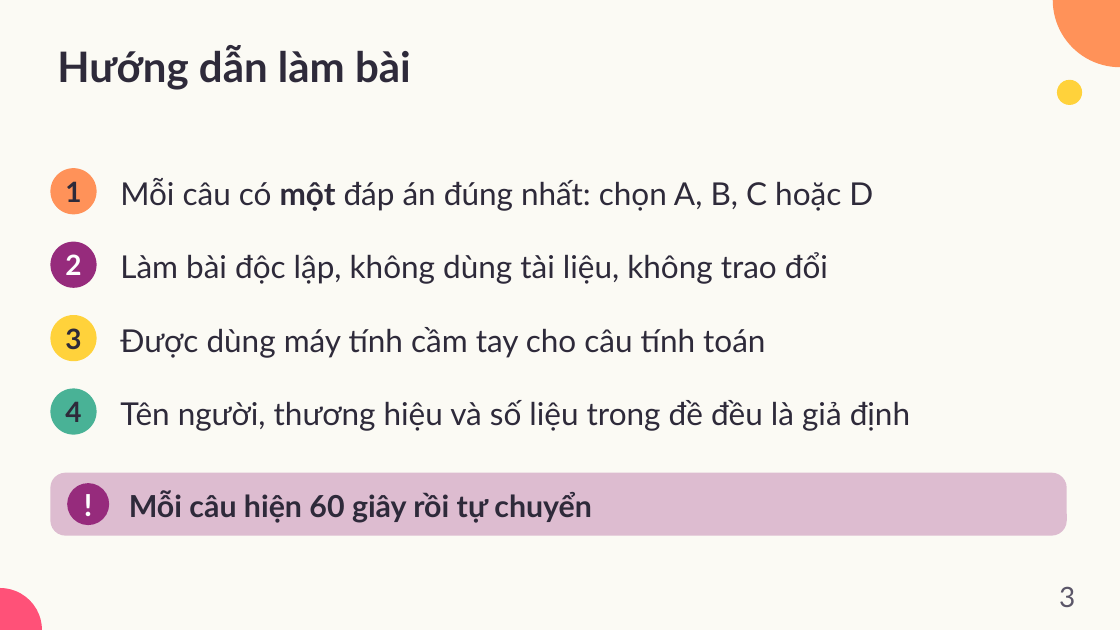
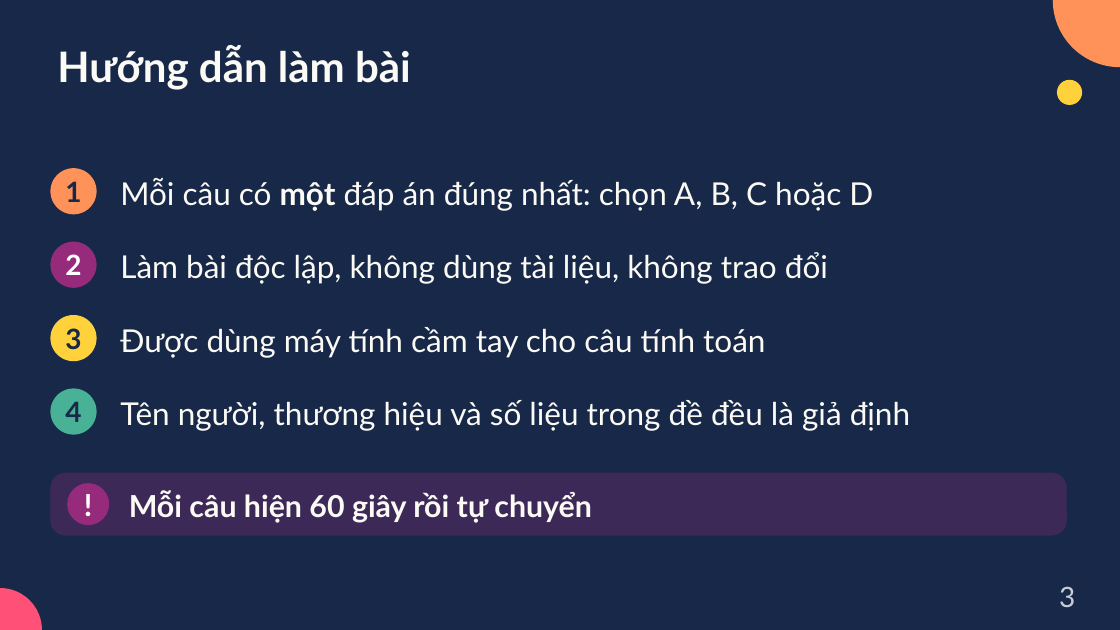
Before and after one commit to dnbaoquyen/academic-pptx-skill, a slide deck: slide 3 of mkt1107/output/MKT1107_KiemTra_TracNghiem_Bai1-7.pptx. Drawn at 1120x630 pixels with LibreOffice and Linux fonts; fonts in the diff are those of the drawing. Boxes give left, top, right and bottom in pixels: in the first picture for what was removed or moved away, otherwise in the second. Text is boxed around its words. In the diff, an @@ line names an element or a change of style, - is before the commit and + after.

```diff
--- a/mkt1107/output/MKT1107_KiemTra_TracNghiem_Bai1-7.pptx
+++ b/mkt1107/output/MKT1107_KiemTra_TracNghiem_Bai1-7.pptx
@@ background #FBFAF4 to #172849 @@
@@ text colour #2E2A3A to #172849 in 3 elements at box(65, 181, 81, 202), box(65, 328, 81, 350), box(65, 402, 81, 422) @@
@@ rounded rectangle at box(50, 473, 1067, 536): fill #DDBCD0 to #3D2958 @@
@@ text colour #2E2A3A to #FBFAF4 in 6 elements at box(57, 46, 411, 90), box(120, 178, 873, 211), box(120, 252, 828, 284), box(120, 327, 765, 358), box(120, 400, 910, 431), box(129, 491, 592, 523) @@
@@ page number at box(1059, 586, 1075, 607): text colour #5B5668 to #C9CDD8 @@
```
Also in this commit, not shown: 13 other slides changed, 4 other files.
